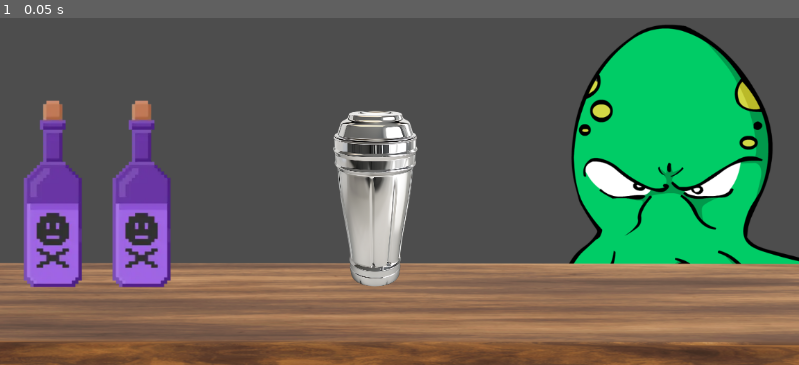
Above: before the commit, frame 1.
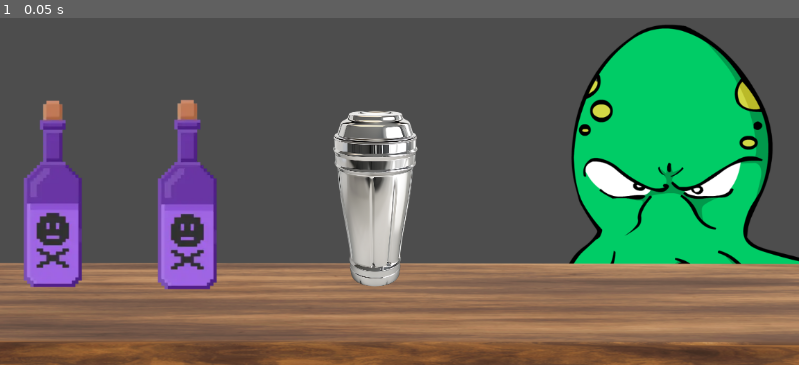
Above: after the commit, the same moment.

Repository: Svinkimer/BartenderGameJam
Game: Godot game, scene res://Scripts/base_scene.tscn
The game is run twice, just before and just after one commit, with the same random seed, the same clock (stepped at 60 frames per second) and the same inputs.
Inputs:
- Up to frame 1 (0.05 s): no input

The runs differ from the first frame. In frame 1, 5.2% of the frame differs, in the area x 14-28%, y 23-79%.
Error before the commit: Parse Error: Expected indented block after function declaration. (res://Scripts/Bottle_Script.gd:16)

Commit message:
Basic addition of ingridients

Diff:
--- a/Scripts/Bottle_Script.gd
+++ b/Scripts/Bottle_Script.gd
@@ -14,4 +14,6 @@
 
 
 func _on_input_event(viewport: Node, event: InputEvent, shape_idx: int) -> void:
-	#if (event == )
+	if (event is InputEventMouseButton and event.pressed):
+		print("Bottle " + key + " was used.")
+		GameState.add_drink_in_mixer(key)
--- a/Scripts/GameState.gd
+++ b/Scripts/GameState.gd
@@ -1,6 +1,31 @@
 extends Node
 
-var drinks_in_mixer: Array[StringName]
+
+#region MANAGEMENT OF INGREDIENTS
+const MAX_DRINKS_IN_MIX: int = 3
+
+var drinks_in_mixer: Array[StringName] = []
+
+func add_drink_in_mixer(key: StringName) -> bool:
+	# mixer cup is full
+	if len(drinks_in_mixer) >= MAX_DRINKS_IN_MIX:
+		print("Mixer is full")
+		return false;
+
+	for drink in drinks_in_mixer:
+		# same drink -> nothing happens
+		if key == drink:
+			print("This drink was already poured in shake")
+			return true;
+
+	drinks_in_mixer.push_front(key);
+
+	print(drinks_in_mixer)
+
+	return true
+
+
+#endregion
 
 
 
--- a/Scripts/base_scene.tscn
+++ b/Scripts/base_scene.tscn
@@ -17,30 +17,30 @@
 position = Vector2(-33, 61)
 texture = ExtResource("5_v4ssl")
 
+[node name="Area2D2" type="Area2D" parent="."]
+position = Vector2(-306, 78)
+scale = Vector2(0.773364, 0.773364)
+script = ExtResource("1_tsfhg")
+key = &"Тоник"
+metadata/_edit_group_ = true
+
+[node name="CollisionPolygon2D" type="CollisionPolygon2D" parent="Area2D2"]
+polygon = PackedVector2Array(-18, -176, -19, -61, -55, -27, -55, 161, -44, 174, 42, 177, 55, 162, 55, -30, 19, -65, 18, -176)
+
+[node name="Sprite2D" type="Sprite2D" parent="Area2D2"]
+texture = ExtResource("2_grsh6")
+
 [node name="Area2D" type="Area2D" parent="."]
 position = Vector2(-500, 77)
 scale = Vector2(0.76182, 0.76182)
 script = ExtResource("1_tsfhg")
-key = null
+key = &"Джин"
 metadata/_edit_group_ = true
 
 [node name="CollisionPolygon2D" type="CollisionPolygon2D" parent="Area2D"]
 polygon = PackedVector2Array(-18, -176, -19, -61, -55, -27, -55, 161, -44, 174, 42, 177, 55, 162, 55, -30, 19, -65, 18, -176)
 
 [node name="Sprite2D" type="Sprite2D" parent="Area2D"]
-texture = ExtResource("2_grsh6")
-
-[node name="Area2D2" type="Area2D" parent="."]
-position = Vector2(-372, 77)
-scale = Vector2(0.76182, 0.76182)
-script = ExtResource("1_tsfhg")
-key = null
-metadata/_edit_group_ = true
-
-[node name="CollisionPolygon2D" type="CollisionPolygon2D" parent="Area2D2"]
-polygon = PackedVector2Array(-18, -176, -19, -61, -55, -27, -55, 161, -44, 174, 42, 177, 55, 162, 55, -30, 19, -65, 18, -176)
-
-[node name="Sprite2D" type="Sprite2D" parent="Area2D2"]
 texture = ExtResource("2_grsh6")
 
 [node name="Camera2D" type="Camera2D" parent="."]
@@ -50,8 +50,9 @@
 scale = Vector2(0.322896, 0.322896)
 texture = ExtResource("3_v4ssl")
 
+[connection signal="input_event" from="Area2D2" to="Area2D2" method="_on_input_event"]
+[connection signal="mouse_entered" from="Area2D2" to="Area2D2" method="_on_mouse_entered"]
+[connection signal="mouse_exited" from="Area2D2" to="Area2D2" method="_on_mouse_exited"]
 [connection signal="input_event" from="Area2D" to="Area2D" method="_on_input_event"]
 [connection signal="mouse_entered" from="Area2D" to="Area2D" method="_on_mouse_entered"]
 [connection signal="mouse_exited" from="Area2D" to="Area2D" method="_on_mouse_exited"]
-[connection signal="mouse_entered" from="Area2D2" to="Area2D2" method="_on_mouse_entered"]
-[connection signal="mouse_exited" from="Area2D2" to="Area2D2" method="_on_mouse_exited"]
